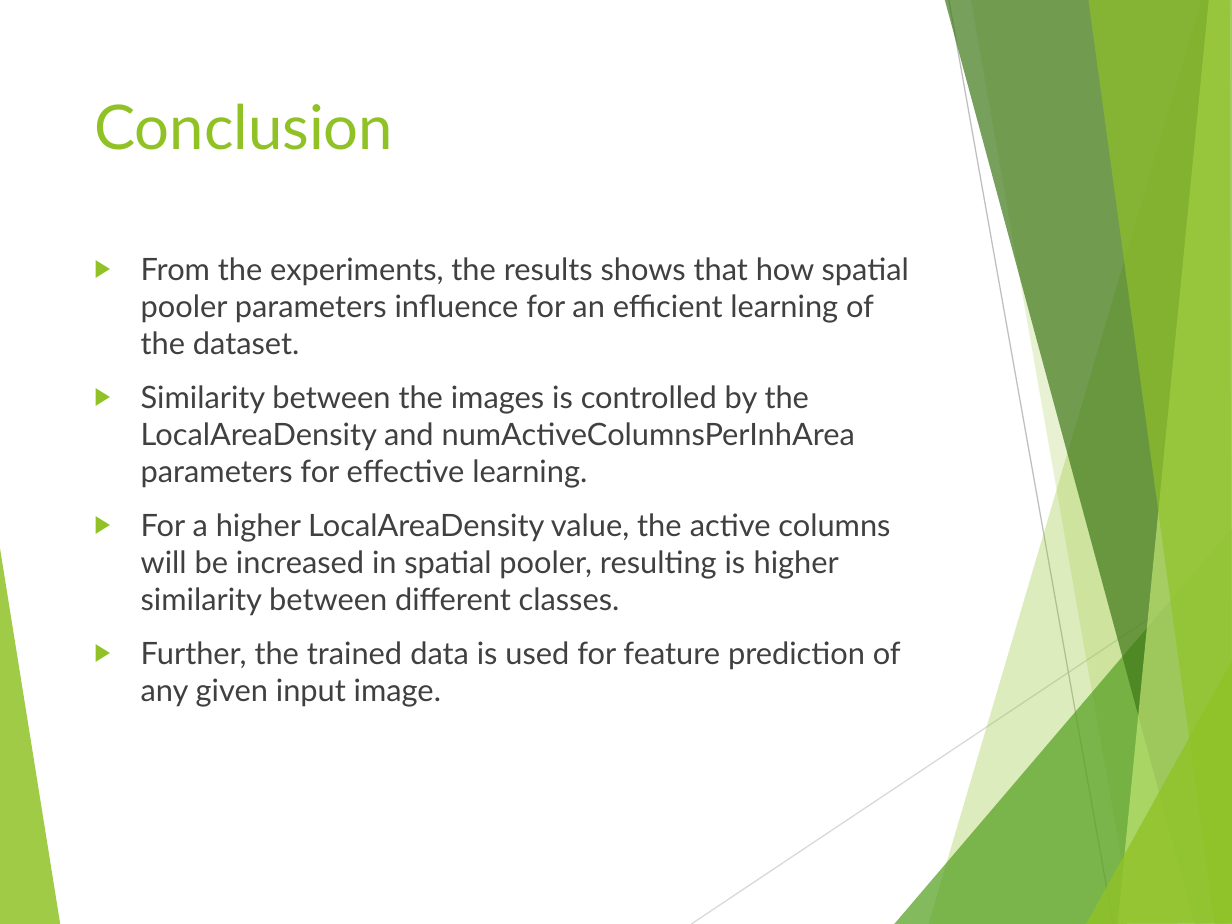
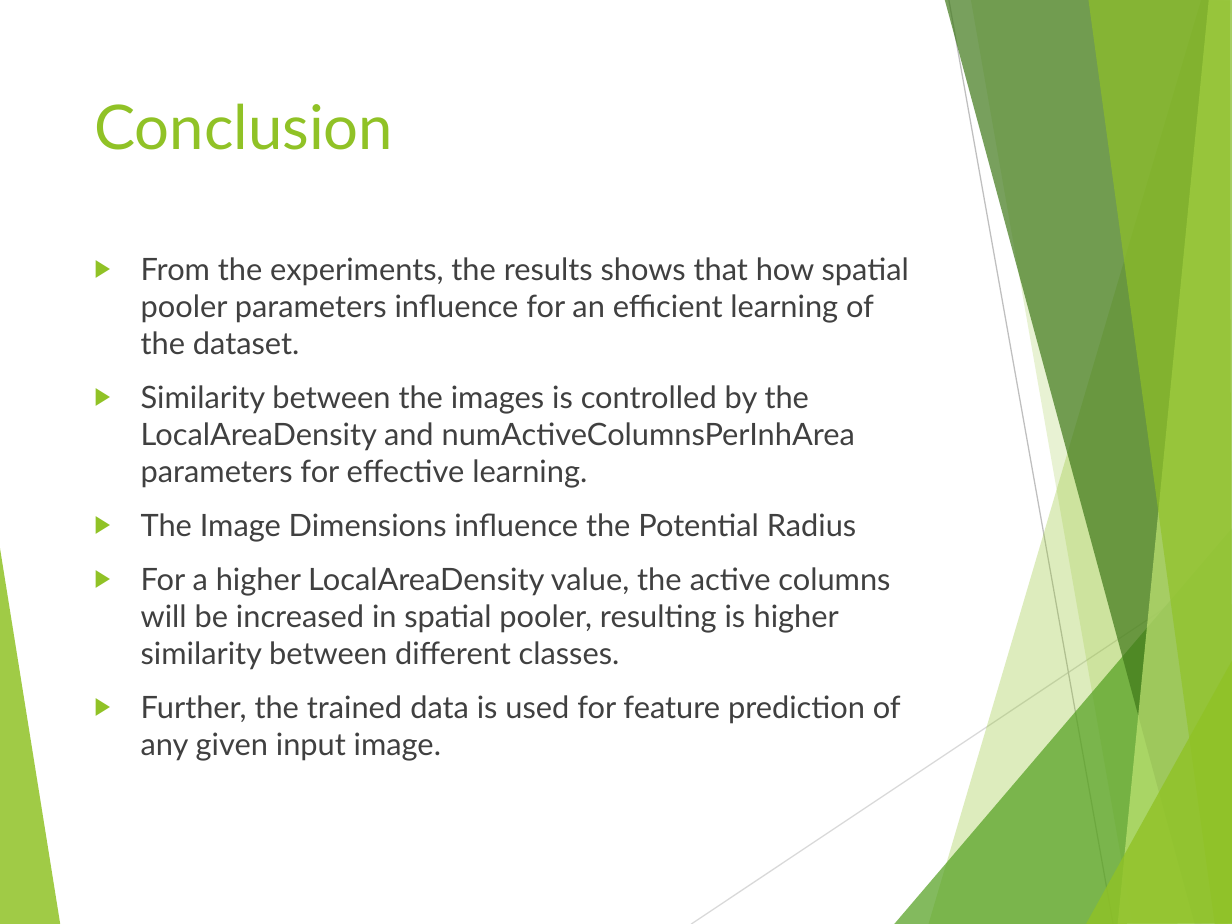
Before and after one commit to ddobric/neocortexapi-classification, a slide deck: slide 13 of MySEProject/Documentation/Analyze Image classification on simple shapes.pptx. Drawn at 1232x924 pixels with LibreOffice and Linux fonts; fonts in the diff are those of the drawing. Boxes give left, top, right and bottom in pixels: in the first picture for what was removed or moved away, otherwise in the second. Text is boxed around its words. In the diff, an @@ line names an element or a change of style, - is before the commit and + after.

```diff
--- a/MySEProject/Documentation/Analyze Image classification on simple shapes.pptx
+++ b/MySEProject/Documentation/Analyze Image classification on simple shapes.pptx
@@ text at (141,513,856,542): paragraph added @@
+▶ The Image Dimensions influence the Potential Radius
```
Also in this commit, not shown: 2 other slides changed, 1 other file.
